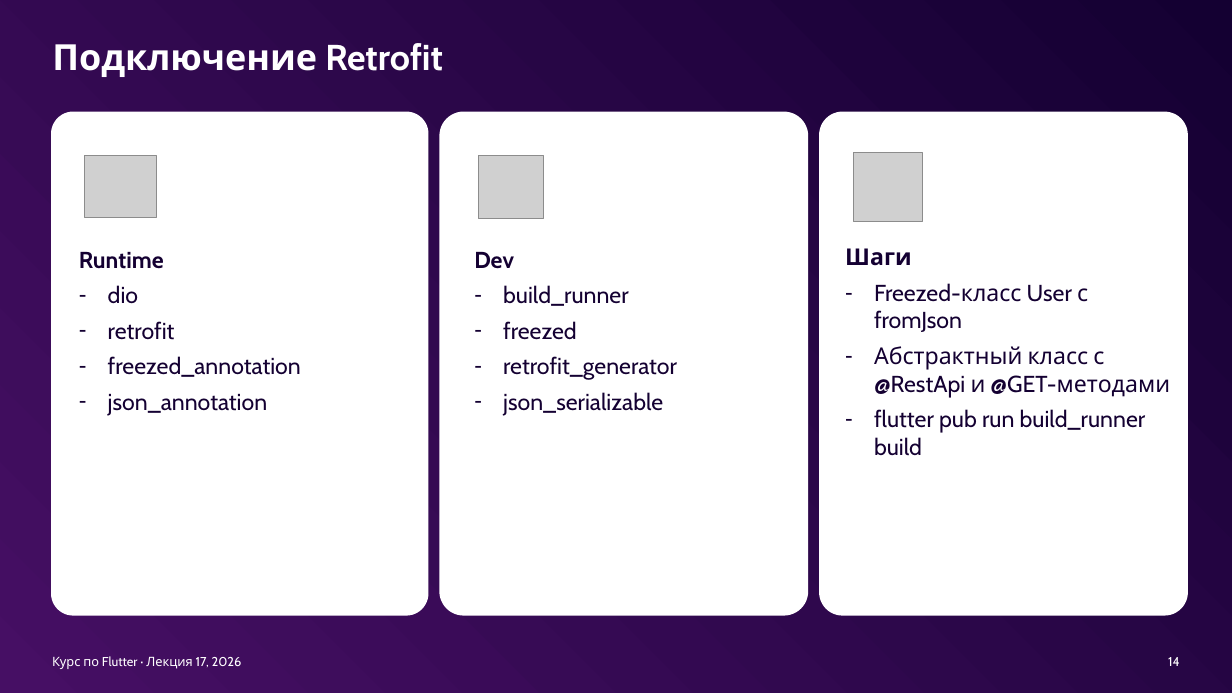
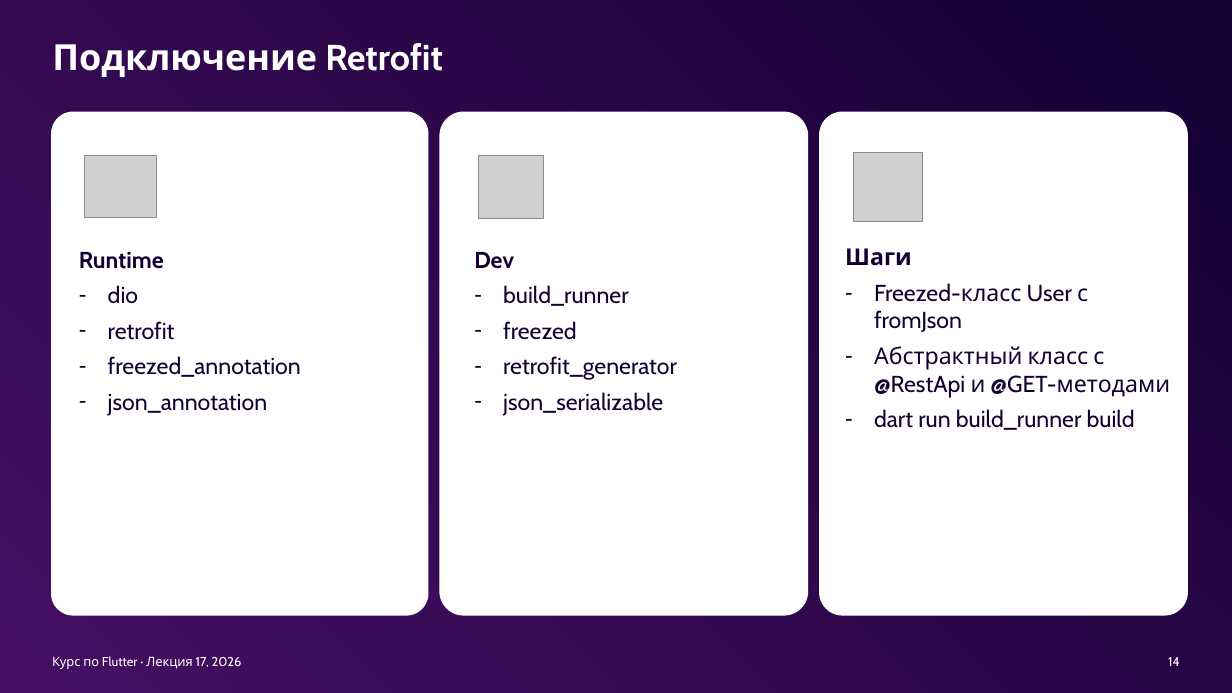
Before and after one commit to xander9112/university_flutter_course, a slide deck: slide 14 of Лекция 17 - Генерация кода/Лекция 17 - Генерация кода.pptx. Drawn at 1232x693 pixels with LibreOffice and Linux fonts; fonts in the diff are those of the drawing; grey boxes stand for pictures; background and template pictures are left out. Boxes give left, top, right and bottom in pixels: in the first picture for what was removed or moved away, otherwise in the second. Text is boxed around its words. In the diff, an @@ line names an element or a change of style, - is before the commit and + after.

```diff
--- a/Лекция 17 - Генерация кода/Лекция 17 - Генерация кода.pptx
+++ b/Лекция 17 - Генерация кода/Лекция 17 - Генерация кода.pptx
@@ text at (x1=874, y1=409, x2=1135, y2=430): text changed @@
-– flutter pub run build_runner build
+– dart run build_runner build
```
Also in this commit, not shown: 3 other slides changed, 16 other files.
